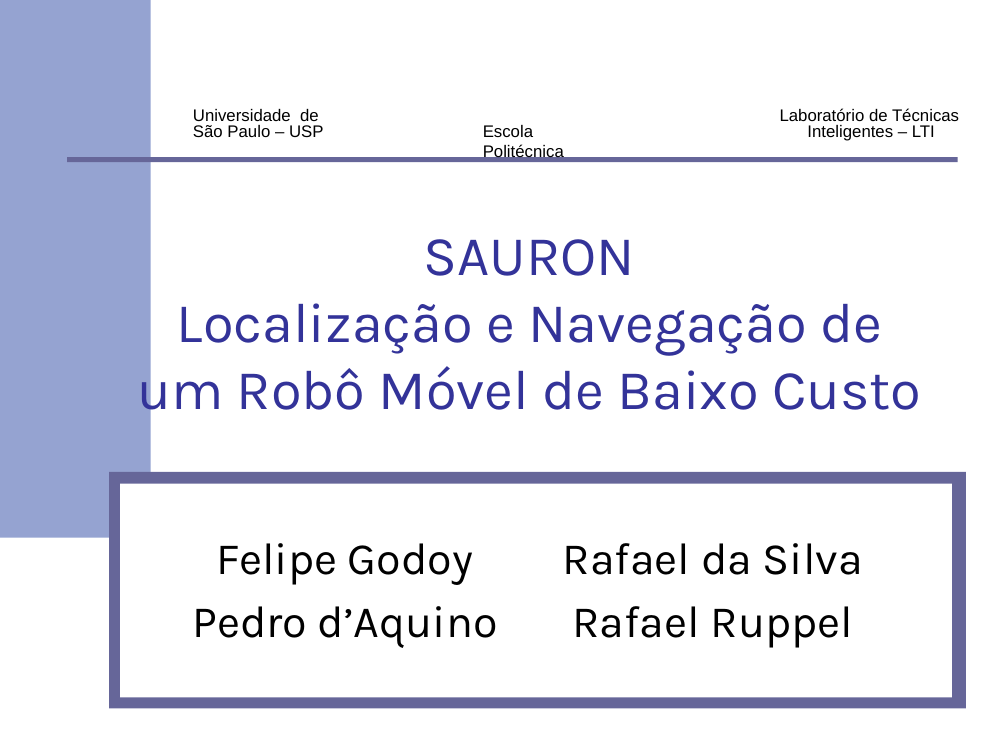
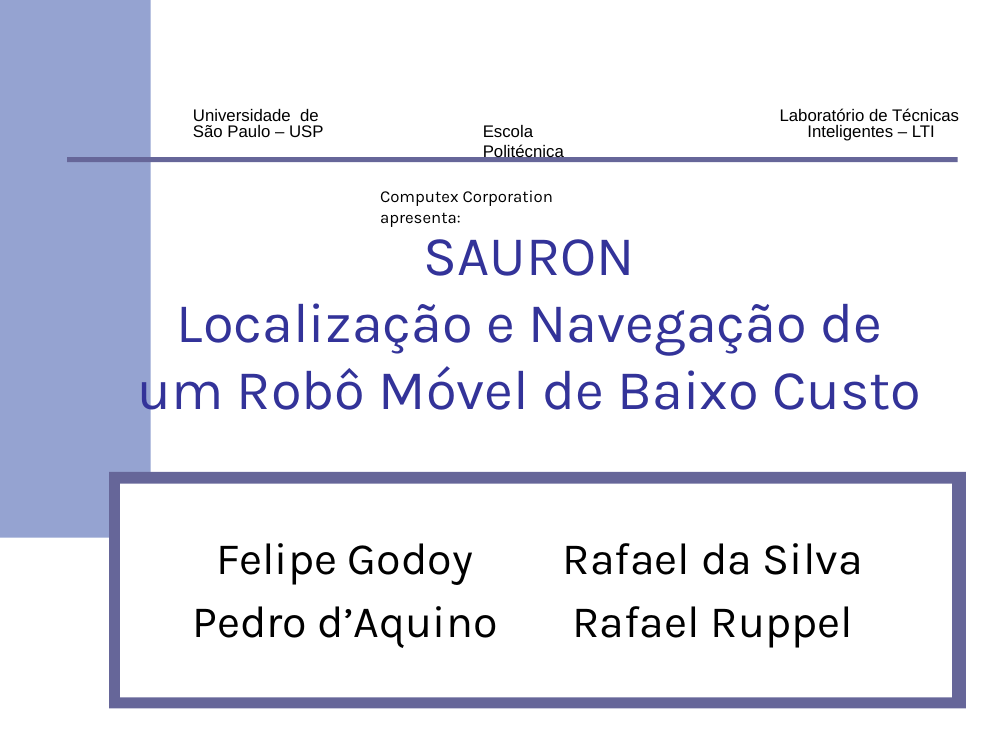
Before and after one commit to rafaelhdr/tccsauron, a slide deck: slide 1 of docs/Apresentação.pptx. Drawn at 1008x756 pixels with LibreOffice and Linux fonts; fonts in the diff are those of the drawing; background and template pictures are left out. Boxes give left, top, right and bottom in pixels: in the first picture for what was removed or moved away, otherwise in the second. Text is boxed around its words. In the diff, an @@ line names an element or a change of style, - is before the commit and + after.

```diff
--- a/docs/Apresentação.pptx
+++ b/docs/Apresentação.pptx
@@ text added at [380,190,553,227], 12 pt, text #000000 @@
+Computex Corporation apresenta:
```
